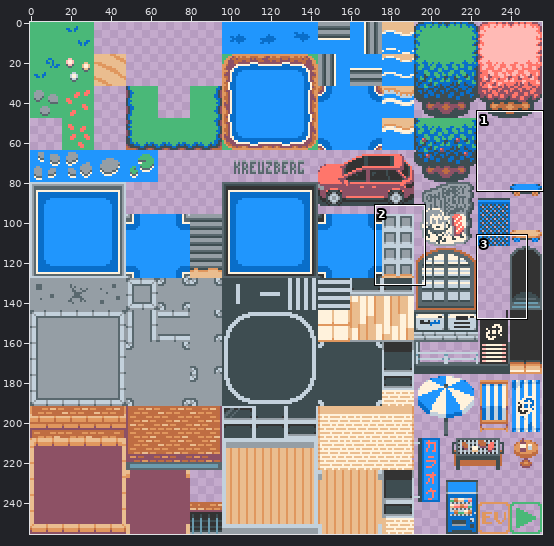
Sprite sheet, stored at tileset_outside.png. Above: a wide view before the commit, with the close-up outlined.
Close-up. Before the edit:
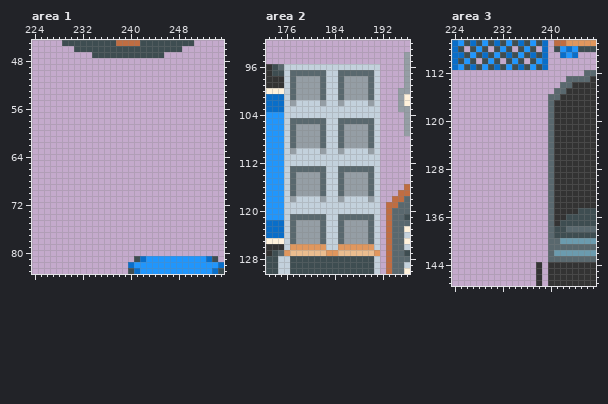
The file is 256x256 pixels. Shown: area 1: x 224..255, y 45..83; area 2: x 173..196, y 92..130; area 3: x 224..247, y 107..147. The commit also changed other parts of the picture, which this record leaves out.
Now the later version:
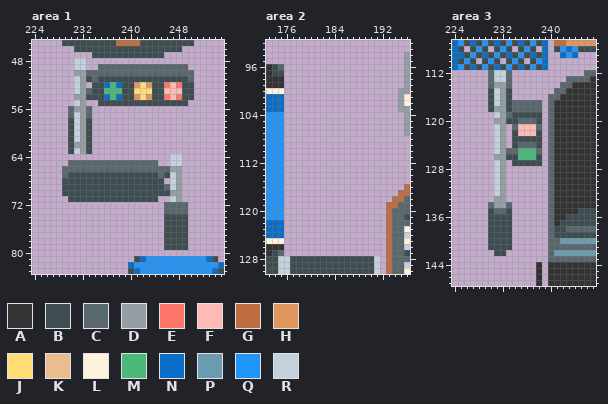
Palette (. is transparent): A #333333  B #3e4d51  C #59686e  D #959ea5  E #ff766b  F #ffbab5  G #bf6d42  H #e0975e  J #ffdc74  K #eabd8f  L #fff2dc  M #4ab878  N #096ec9  P #6b9bae  Q #2096fd  R #c3d1dc
Diff:
--- area 1
@@ x 224..255 @@
 47 ..........BBBBBBBBBBBB..........
-48 ................................
-49 ................................
-50 ................................
-51 ................................
-52 ................................
-53 ................................
-54 ................................
-55 ................................
-56 ................................
-57 ................................
-58 ................................
-59 ................................
-60 ................................
-61 ................................
-62 ................................
-63 ................................
-64 ................................
-65 ................................
-66 ................................
-67 ................................
-68 ................................
-69 ................................
-70 ................................
-71 ................................
-72 ................................
-73 ................................
-74 ................................
-75 ................................
-76 ................................
-77 ................................
-78 ................................
-79 ................................
+48 .......RR.......................
+49 .......RR..CCCCCCCCCCCCCCC......
+50 .......DDCCCCCCCCCCCCCCCCCC.....
+51 .......RDBCBBBBBBBBBBBBBBBC.....
+52 .......RD.BBNMNBBHJHBBEFEBB.....
+53 .......RDCBBMMMBBJJJBBFFFBB.....
+54 .......DDBBBNMNBBHJHBBEFEBB.....
+55 .......RD..BBBBBBBBBBBBBBB......
+56 ......CDDC......................
+57 ......CRDC......................
+58 ......BRDB......................
+59 ......BRDB......................
+60 ......BRDB......................
+61 ......BRDB......................
+62 ......BDDB......................
+63 ......BRDB......................
+64 .......................RR.......
+65 ......CCCCCCCCCCCCCCC..RR.......
+66 .....CCCCCCCCCCCCCCCCCCDD.......
+67 .....CBBBBBBBBBBBBBBBCBRD.......
+68 .....BBBBBBBBBBBBBBBBB.RD.......
+69 .....BBBBBBBBBBBBBBBBBCRD.......
+70 .....BBBBBBBBBBBBBBBBBBDD.......
+71 ......BBBBBBBBBBBBBBB..RD.......
+72 ......................CCCC......
+73 ......................CCCC......
+74 ......................BBBB......
+75 ......................BBBB......
+76 ......................BBBB......
+77 ......................BBBB......
+78 ......................BBBB......
+79 ......................BBBB......
 80 ................................
--- area 2
@@ x 173..196 @@
  95 .......................D
- 96 ABCRRRRRRRRRRRRRRRR....D
- 97 ABBRCCCCCCRRCCCCCCR....D
- 98 AAARCDDDDCRRCDDDDCR....D
- 99 AAARCDDDDCRRCDDDDCR....D
-100 LLLRCDDDDCRRCDDDDCR...DD
-101 NNNRCDDDDCRRCDDDDCR...DL
-102 NNNRDRRRRDRRDRRRRDR...DL
-103 NNNRRRRRRRRRRRRRRRR...DD
-104 QQQRRRRRRRRRRRRRRRR....D
-105 QQQRCCCCCCRRCCCCCCR....D
-106 QQQRCDDDDCRRCDDDDCR....D
-107 QQQRCDDDDCRRCDDDDCR....D
-108 QQQRCDDDDCRRCDDDDCR.....
-109 QQQRCDDDDCRRCDDDDCR.....
-110 QQQRDRRRRDRRDRRRRDR.....
-111 QQQRRRRRRRRRRRRRRRR.....
-112 QQQRRRRRRRRRRRRRRRR.....
-113 QQQRCCCCCCRRCCCCCCR.....
-114 QQQRCDDDDCRRCDDDDCR.....
-115 QQQRCDDDDCRRCDDDDCR.....
-116 QQQRCDDDDCRRCDDDDCR....G
-117 QQQRCDDDDCRRCDDDDCR...GG
-118 QQQRDRRRRDRRDRRRRDR..GGC
-119 QQQRRRRRRRRRRRRRRRR.GGCC
-120 QQQRRRRRRRRRRRRRRRR.GCCC
-121 QQQRCCCCCCRRCCCCCCR.GCCB
-122 NNNRCDDDDCRRCDDDDCR.GCCC
-123 NNNRCDDDDCRRCDDDDCR.GCCL
-124 NNNRCDDDDCRRCDDDDCR.GCCR
-125 LLLRCDDDDCRRCDDDDCR.GCCL
-126 AAARHHHHHHRRHHHHHHR.GCCR
-127 ABCHKKKKKKHHKKKKKKH.GCCB
+ 96 ABC....................D
+ 97 ABB....................D
+ 98 AAA....................D
+ 99 AAA....................D
+100 LLL...................DD
+101 NNN...................DL
+102 NNN...................DL
+103 NNN...................DD
+104 QQQ....................D
+105 QQQ....................D
+106 QQQ....................D
+107 QQQ....................D
+108 QQQ.....................
+109 QQQ.....................
+110 QQQ.....................
+111 QQQ.....................
+112 QQQ.....................
+113 QQQ.....................
+114 QQQ.....................
+115 QQQ.....................
+116 QQQ....................G
+117 QQQ...................GG
+118 QQQ..................GGC
+119 QQQ.................GGCC
+120 QQQ.................GCCC
+121 QQQ.................GCCB
+122 NNN.................GCCC
+123 NNN.................GCCL
+124 NNN.................GCCR
+125 LLL.................GCCL
+126 AAA.................GCCR
+127 ABC.................GCCB
 128 BBRRBBBBBBBBBBBBBBR.GCCC
--- area 3
@@ x 228..240 @@
 111 BQBNBQBNBQBN.
-112 .............
-113 .............
-114 .............
-115 .............
-116 ............C
-117 ............C
-118 ............C
-119 ............C
-120 ............C
-121 ............C
-122 ............C
-123 ............C
-124 ............C
-125 ............C
-126 ............C
-127 ............C
-128 ............C
-129 ............C
-130 ............C
-131 ............C
-132 ............C
-133 ............C
-134 ............C
-135 ............C
-136 ............C
-137 ............C
-138 ............C
-139 ............C
-140 ............C
-141 ............C
-142 ............C
+112 ..CRRC.......
+113 ..CRRC.......
+114 ..CDDC.......
+115 ..BRDB.......
+116 ..BRDB......C
+117 ..BRDBCCCCC.C
+118 ..BDDBCCCCC.C
+119 ...RDCBBBBB.C
+120 ...DDBBCCCB.C
+121 ...RD.CFFFC.C
+122 ...RD.BFFFB.C
+123 ...RD.BBBBB.C
+124 ...RD.BCCCB.C
+125 ...RDCCMMMC.C
+126 ...DDBBMMMB.C
+127 ...RD.BBBBB.C
+128 ...RD.......C
+129 ...RD.......C
+130 ...RD.......C
+131 ...RD.......C
+132 ...RD.......C
+133 ...DD.......C
+134 ..CDDC......C
+135 ..BCCB......C
+136 ..BBBB......C
+137 ..BBBB......C
+138 ..BBBB......C
+139 ..BBBB......C
+140 ..BBBB......C
+141 ..BBBB......C
+142 ...BB.......C
 143 ............C
Where, in picture pixels (left, top, right, bottom), the same in both close-ups:
added: (62, 58, 194, 250)
erased: (284, 64, 380, 256)
added: (488, 70, 542, 256)
